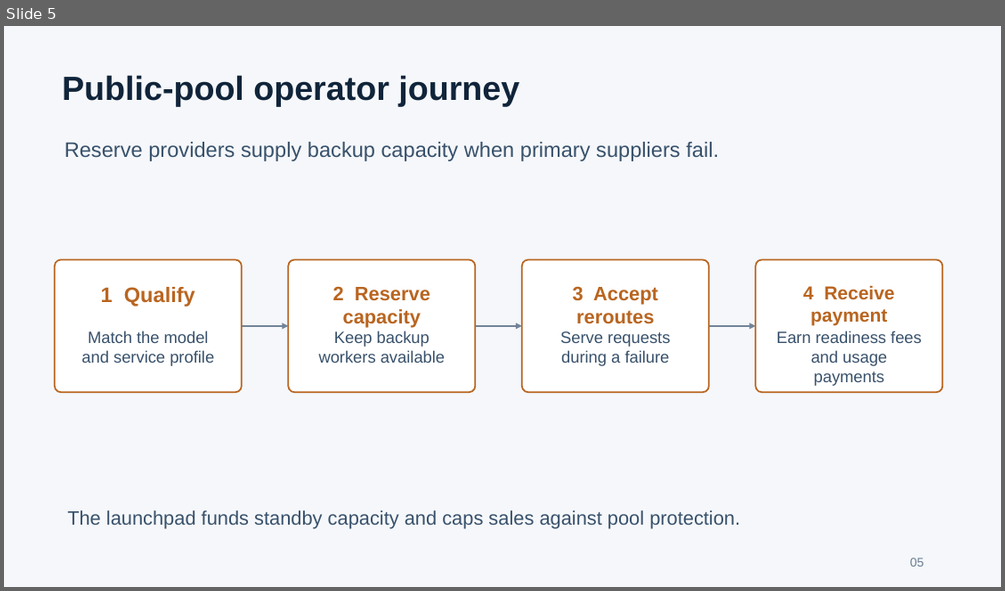
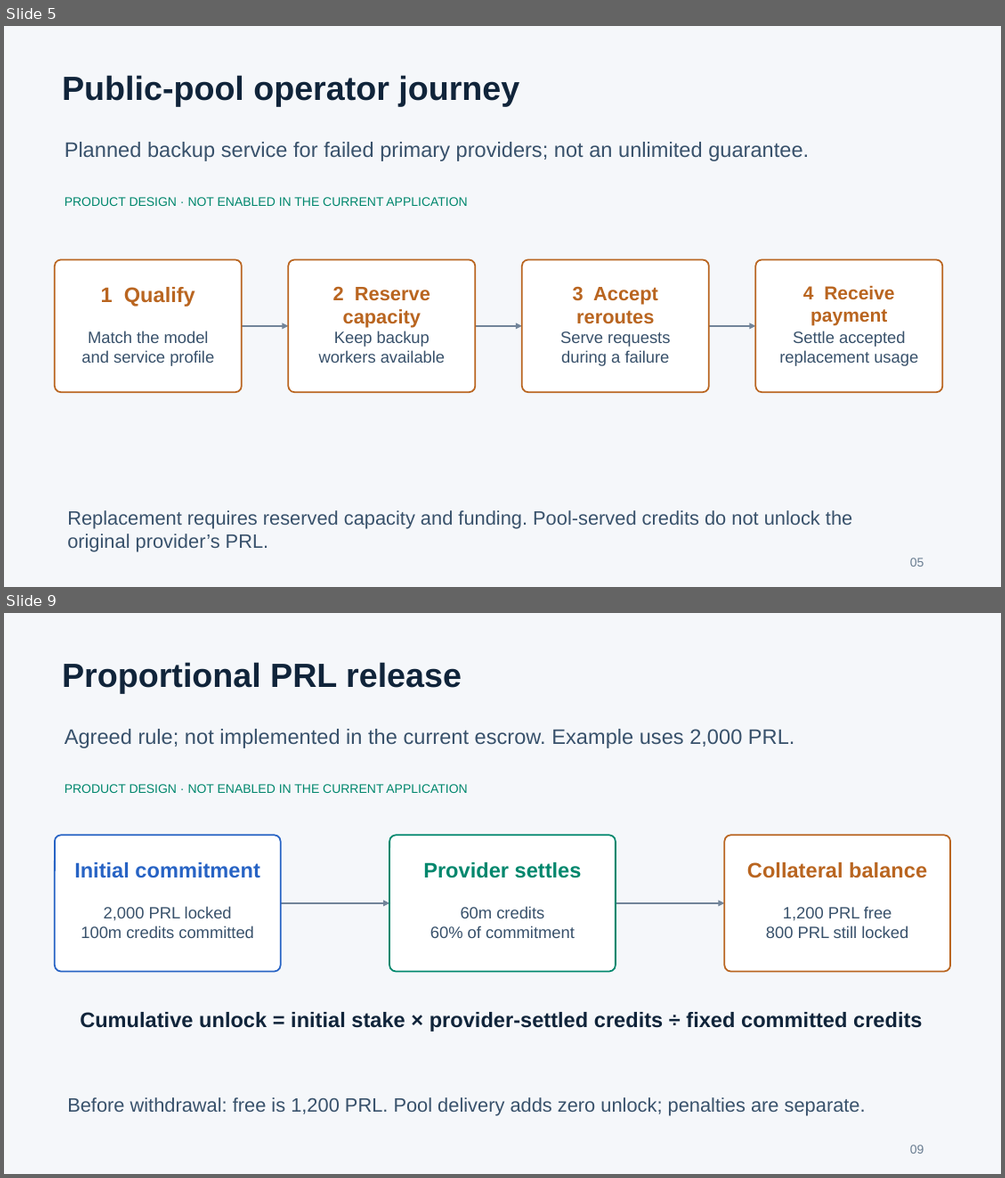
Before and after one commit to xgaozoyoe/cc-launchpad-router, a slide deck: apps/launchpad/public/whitepaper/ai-computing-credit-launchpad.pptx. Shown one above the other, each under a label of ours: slide 5 before the commit, slides 5 and 9 after it; the slides between them are not shown. The pictures are 1005x591 and 1005x1178 pixels, drawn with LibreOffice and Linux fonts; fonts in the diff are those of the drawing. Boxes give left, top, right and bottom in pixels: in the first picture for what was removed or moved away, otherwise in the second. Text is boxed around its words. In the diff, an @@ line names an element or a change of style, - is before the commit and + after.

Commit message:
Clarify white paper flows and proportional collateral release

```diff
--- a/apps/launchpad/public/whitepaper/ai-computing-credit-launchpad.pptx
+++ b/apps/launchpad/public/whitepaper/ai-computing-credit-launchpad.pptx
@@ slide 9 added at box(4, 613, 1001, 1174), background #F5F7FA @@
@@ text added at box(62, 662, 461, 694), 32.2 pt, text #10243A, bold @@
+Proportional PRL release
@@ text added at box(65, 729, 794, 748), 20.2 pt, text #38516B @@
+Agreed rule; not implemented in the current escrow. Example uses 2,000 PRL.
@@ text added at box(65, 784, 467, 793), 12 pt, text #00876D @@
+PRODUCT DESIGN · NOT ENABLED IN THE CURRENT APPLICATION
@@ rounded rectangle added at box(55, 835, 281, 971), fill #FFFFFF, outline #2763C4 1.5 pt @@
@@ rounded rectangle added at box(390, 835, 615, 971), fill #FFFFFF, outline #00876D 1.5 pt @@
@@ rounded rectangle added at box(725, 835, 951, 971), fill #FFFFFF, outline #B96520 1.5 pt @@
@@ text added at box(74, 862, 259, 878), 20.2 pt, text #2763C4, bold @@
+Initial commitment
@@ text added at box(423, 862, 582, 878), 20.2 pt, text #00876D, bold @@
+Provider settles
@@ text added at box(747, 862, 927, 878), 20.2 pt, text #B96520, bold @@
+Collateral balance
@@ text added at box(81, 906, 254, 938), 15.8 pt, text #38516B @@
+2,000 PRL locked
+100m credits committed
@@ arrow added from (281, 903) to (390, 903), #718499 1.88 pt @@
@@ text added at box(430, 906, 574, 938), 15.8 pt, text #38516B @@
+60m credits
+60% of commitment
@@ arrow added from (615, 903) to (725, 903), #718499 1.88 pt @@
@@ text added at box(766, 906, 908, 938), 15.8 pt, text #38516B @@
+1,200 PRL free
+800 PRL still locked
@@ text added at box(80, 1012, 922, 1031), 20.2 pt, text #10243A, bold @@
+Cumulative unlock = initial stake × provider-settled credits ÷ fixed committed credits
@@ text added at box(67, 1097, 866, 1116), 18.8 pt, text #38516B @@
+Before withdrawal: free is 1,200 PRL. Pool delivery adds zero unlock; penalties are separate.
@@ text added at box(910, 1144, 924, 1153), 12 pt, text #687C90 @@
+09
@@ slide 5 changed as well @@
@@ text at box(65, 142, 809, 161): text changed @@
-Reserve providers supply backup capacity when primary suppliers fail.
+Planned backup service for failed primary providers; not an unlimited guarantee.
@@ text added at box(65, 197, 467, 206), 12 pt, text #00876D @@
+PRODUCT DESIGN · NOT ENABLED IN THE CURRENT APPLICATION
@@ text at box(779, 330, 918, 366): text changed @@
-Earn readiness fees
-and usage payments
+Settle accepted
+replacement usage
@@ text at box(67, 510, 852, 552): text changed @@
-The launchpad funds standby capacity and caps sales against pool protection.
+Replacement requires reserved capacity and funding. Pool-served credits do not unlock the original provider’s PRL.
```
Also in this commit, not shown: 7 other slides changed, 1 other slide added, 2 slides removed, 1 other file.
